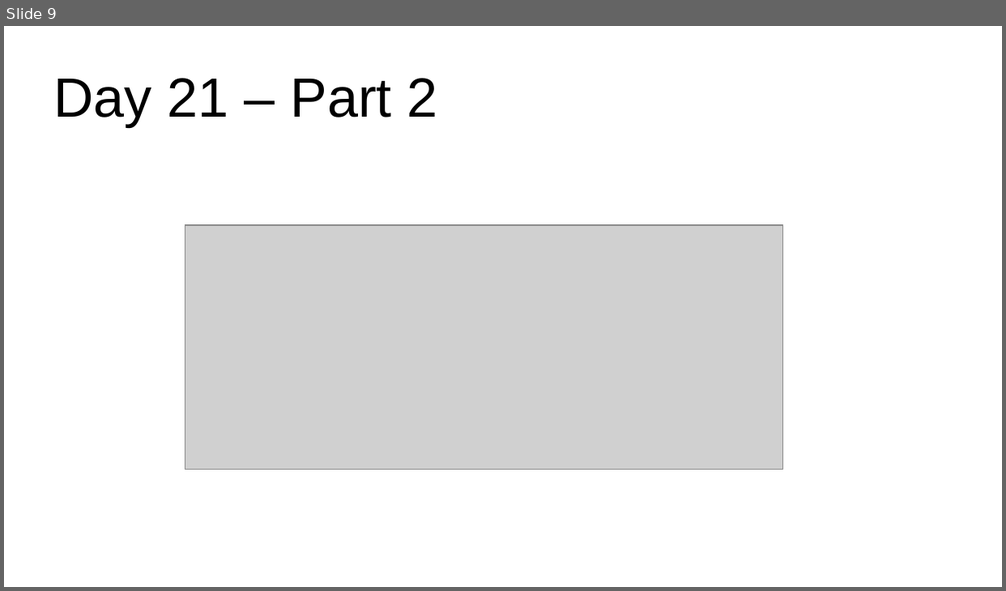
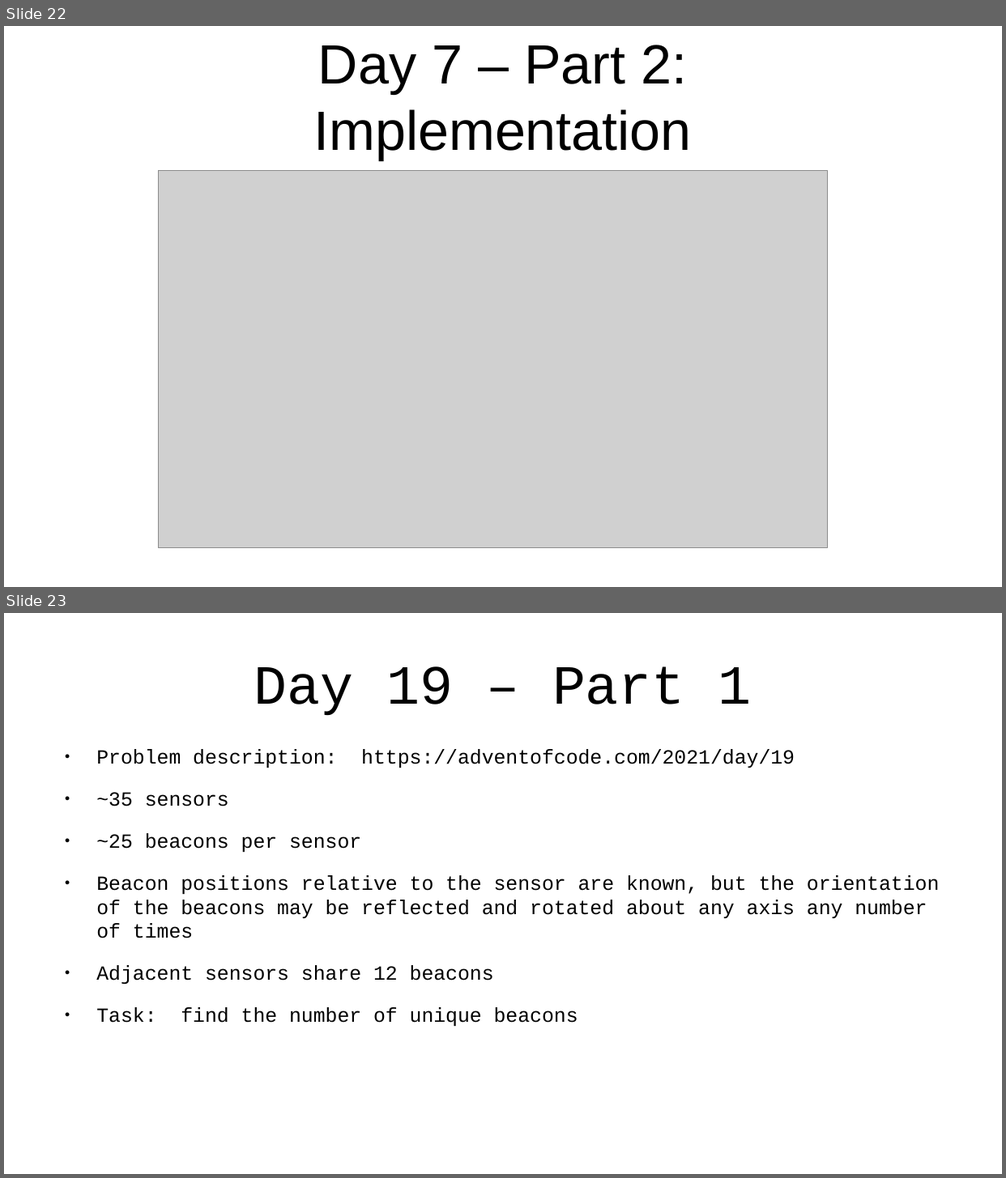
Before and after one commit to jlewis200/advent_of_code_21, a slide deck: aoc-cantina-time.odp. Shown one above the other, each under a label of ours: slide 9 before the commit, slides 22 and 23 after it. The pictures are 1006x591 and 1006x1178 pixels, drawn with LibreOffice and Linux fonts; fonts in the diff are those of the drawing; grey boxes stand for pictures. Boxes give left, top, right and bottom in pixels: in the first picture for what was removed or moved away, otherwise in the second. Text is boxed around its words. In the diff, an @@ line names an element or a change of style, - is before the commit and + after.

```diff
--- a/aoc-cantina-time.odp
+++ b/aoc-cantina-time.odp
@@ slide 23 added at (4, 613, 1002, 1174), background #FFFFFF @@
@@ title added at (253, 666, 752, 715), 44 pt, text #000000 @@
+Day 19 – Part 1
@@ text added at (96, 749, 939, 1026), 16 pt, text #000000 @@
+● Problem description: https://adventofcode.com/2021/day/19
+● ~35 sensors
+● ~25 beacons per sensor
+● Beacon positions relative to the sensor are known, but the orientation of the beacons may be reflected and rotated about any axis any number of times
+● Adjacent sensors share 12 beacons
+● Task: find the number of unique beacons
@@ what was slide 9 is now slide 22 @@
@@ slide 22 changed as well @@
@@ title at (313, 45, 692, 160): text changed @@
-Day 21 – Part 2
+Day 7 – Part 2:
+Implementation
@@ picture: place and size @@
-picture at (185, 225, 782, 470)
+picture at (158, 171, 828, 548)
```
Also in this commit, not shown: 5 other slides changed, 21 other slides added, 3 slides removed, 13 other files.
